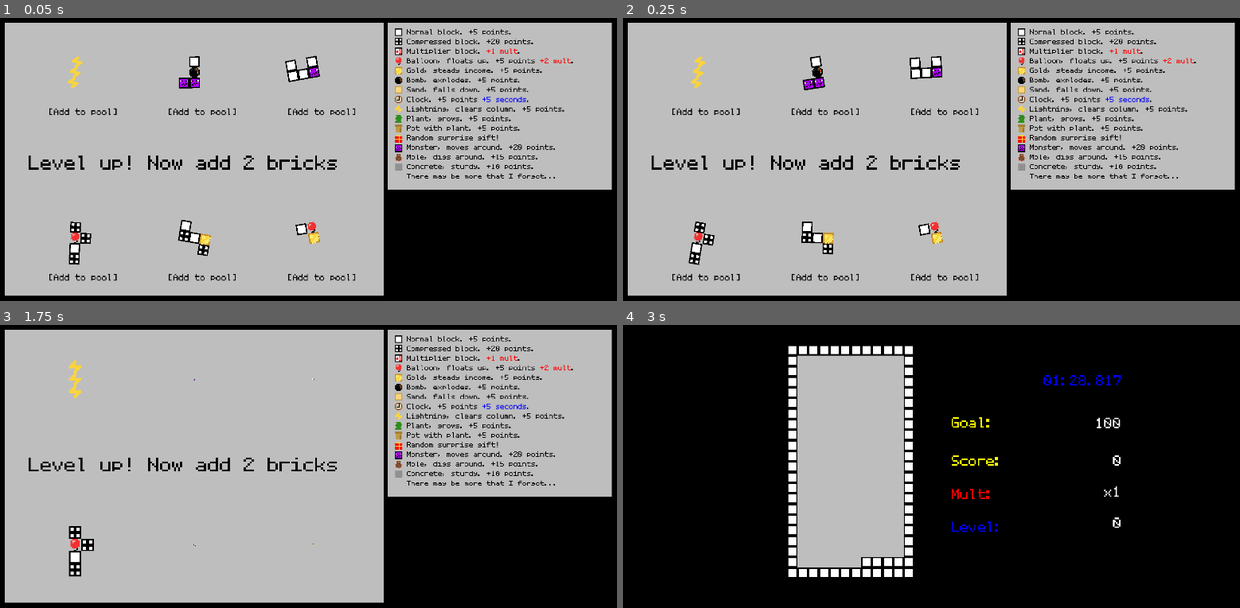
Above: before the commit, frames 1-4 (two rows, left to right).
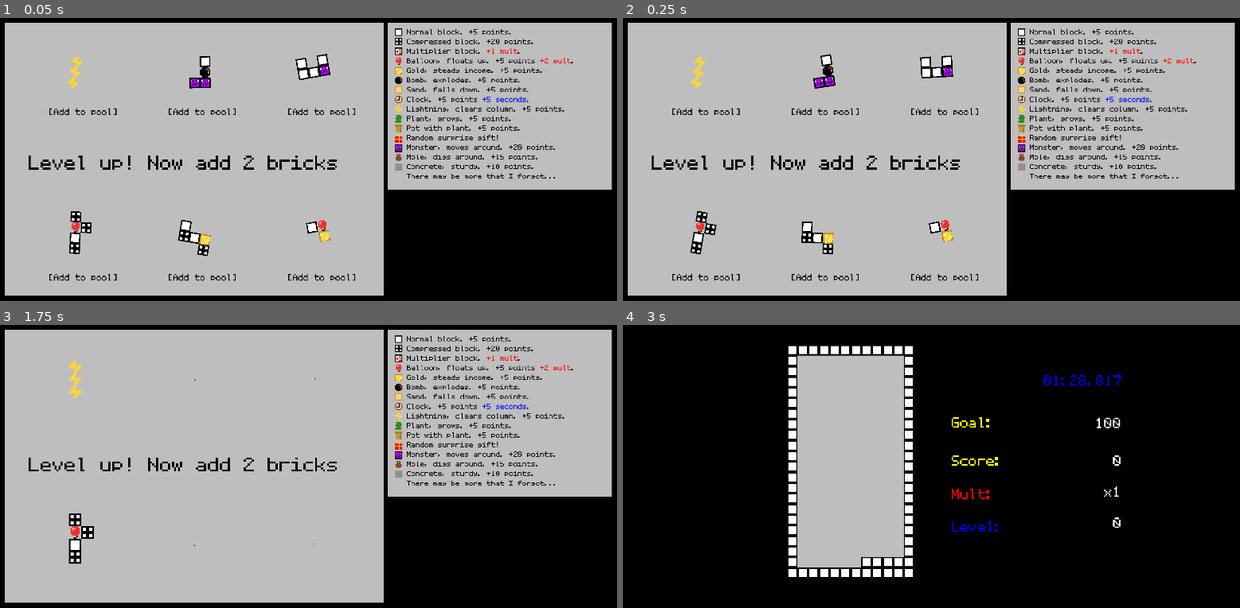
Above: after the commit, the same moments.

Repository: AsgerHB/create-jam-spring-2025
Game: Godot game, scene res://Scenes/Selector.tscn
Two runs of this game, one before a commit and one after it. Both use one fixed random seed, a clock stepped at 60 frames per second and the inputs below. This scene is started directly instead of the project's main scene. Sound files missing from this copy of the repository are replaced by a short silence.
Inputs:
- Up to frame 1 (0.05 s): no input
- Up to frame 2 (0.25 s): no input
- Up to frame 3 (1.75 s): click "[Add to pool]" at 0.5 s; click "[Add to pool]" at 1.25 s
- Up to frame 4 (3 s): hold Right (ui_right) 2.03-2.78 s; hold Space (slam_down) from 2.78 s (still down)

The runs differ from the first frame. In frame 1, 1.5% of the frame differs, in the area x 11-54%, y 12-88%; in frame 2, 1.5%; in frame 3, 0.6%; in frame 4, nothing differs.

Commit message:
Balance tetrimino by centering in generator

Diff:
--- a/Scripts/TetriminoGenerator.gd
+++ b/Scripts/TetriminoGenerator.gd
@@ -69,7 +69,20 @@
 			if not possible_next_positions.has(new_position) and not used_positions.has(new_position):
 				possible_next_positions.append(new_position)
 
-	# Canonize tetrimino
+	# Center tetrimino
+	var min_corner = Vector2i()
+	var max_corner = Vector2i()
+	for cell in tetrimino:
+		min_corner = min_corner.min(cell.pos)
+		max_corner = max_corner.max(cell.pos)
+	var adjust = min_corner + Vector2i(
+		floor((max_corner.x - min_corner.x + 1) / 2),
+		floor((max_corner.y - min_corner.y + 1) / 2)
+	)
+	for cell in tetrimino:
+		cell.pos -= adjust
+
+	# Canonize tetrimino rotation
 	var min_hash = tetrimino_hash(tetrimino)
 	var min_hash_tetrimino = tetrimino.duplicate()
 	for i in range(3):
Not shown: 1 places in Prefabs/tetris_game.tscn that only renumber resources
Not shown: 1 places in Scenes/Selector.tscn that only renumber resources
